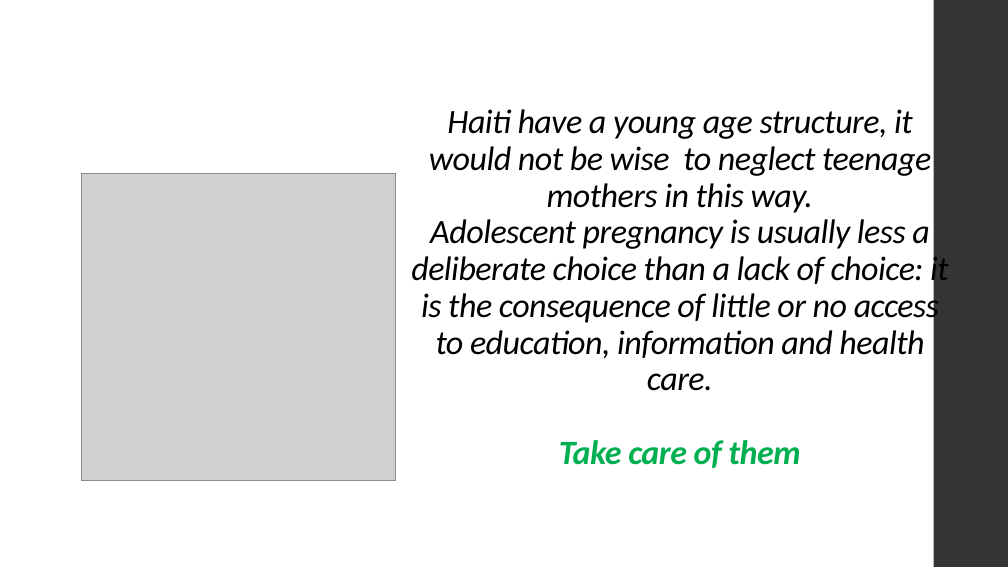
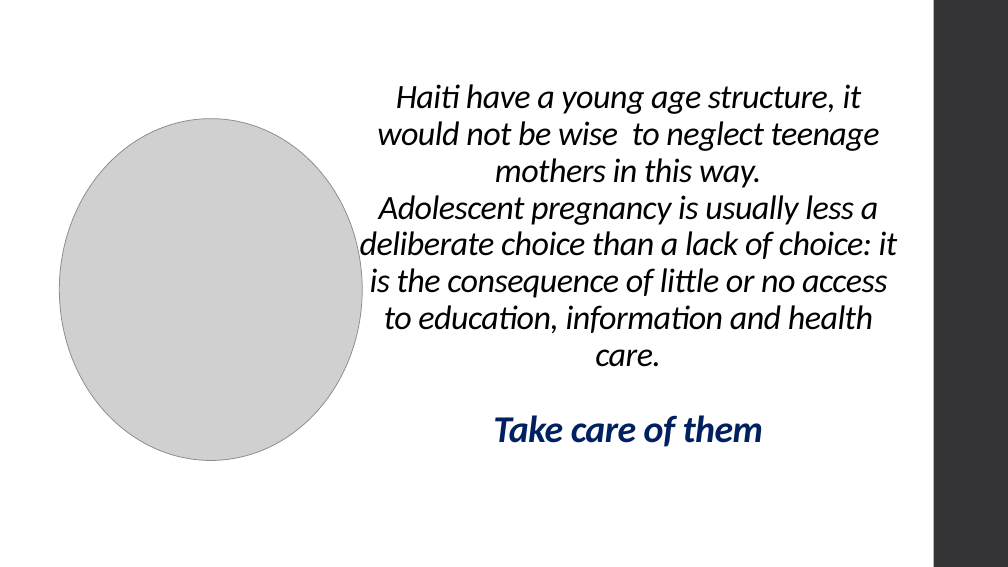
Before and after one commit to Maickery/Child_of_change, a slide deck: slide 19 of Result/Presentation.pptx (slide 17 before the commit). Drawn at 1008x567 pixels with LibreOffice and Linux fonts; fonts in the diff are those of the drawing; grey boxes stand for pictures. Boxes give left, top, right and bottom in pixels: in the first picture for what was removed or moved away, otherwise in the second. Text is boxed around its words. In the diff, an @@ line names an element or a change of style, - is before the commit and + after.

```diff
--- a/Result/Presentation.pptx
+++ b/Result/Presentation.pptx
@@ title "Haiti have a young age ...": place and size @@
-title "Haiti have a young age ..." at (411,109,949,468)
+title "Haiti have a young age ..." at (360,84,898,447)
@@ title "Haiti have a young age ..." at (360,84,898,447): size 32.4 to 36 pt, text colour #00B050 to #002060 in "Take care of them" @@
@@ picture: place and size @@
-picture at (81,173,395,481)
+picture at (59,119,362,461)
```
Also in this commit, not shown: 9 other slides changed, 3 slides added, 1 slide removed, 26 other files.
